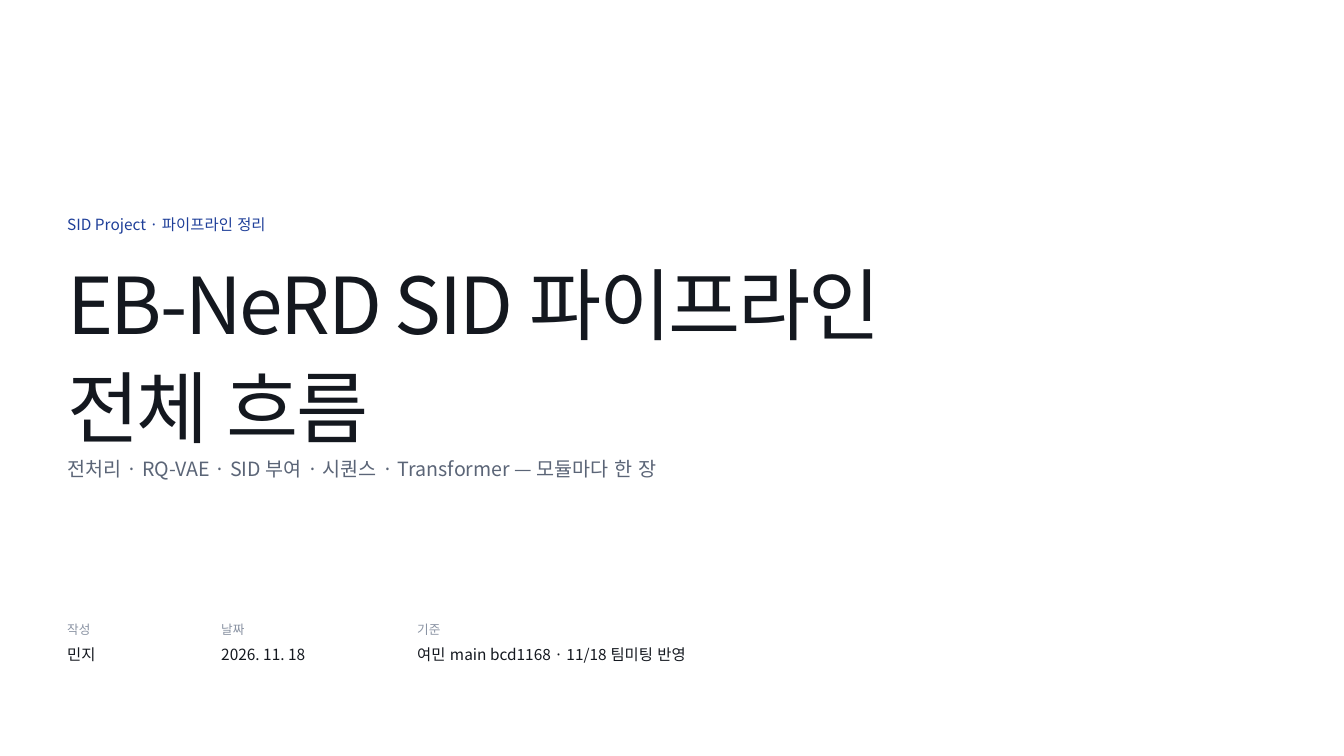
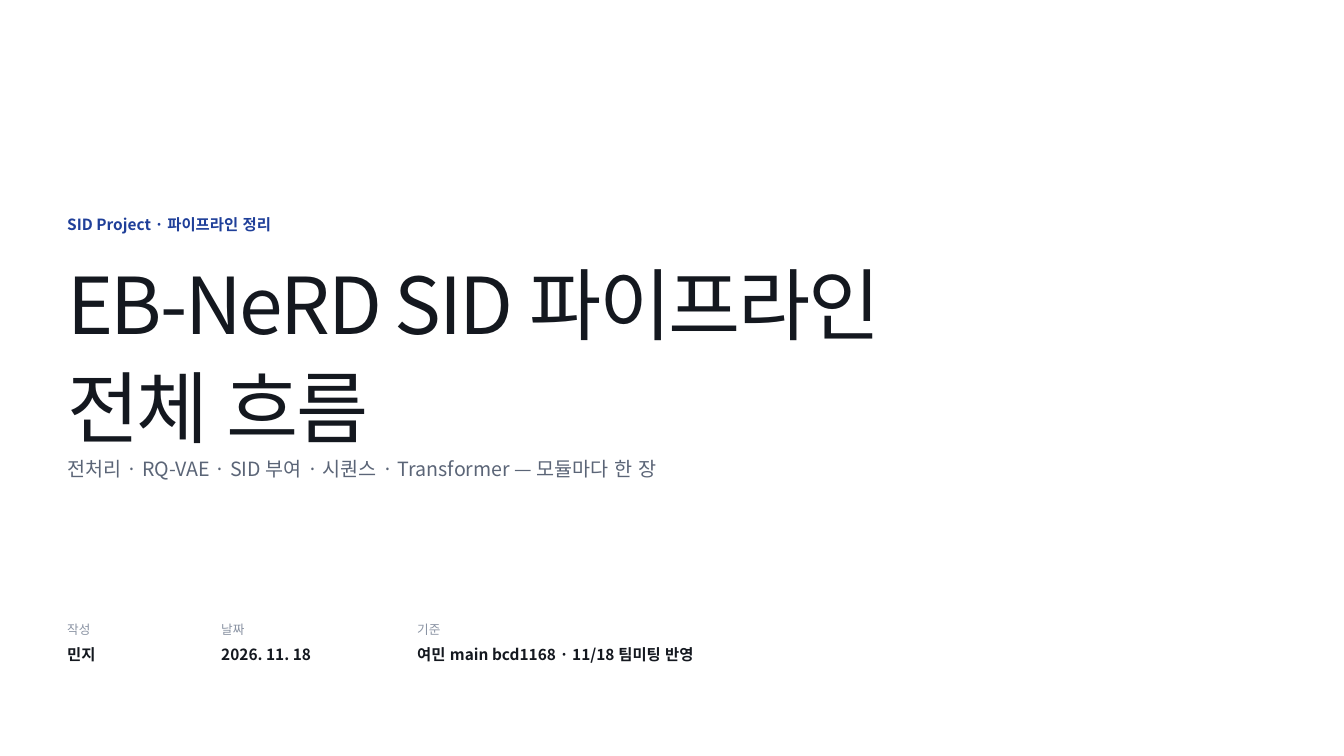
Before and after one commit to minji1217/SID_Project, a slide deck: slide 1 of reports/slides/파이프라인_전체흐름.pptx. Drawn at 1344x756 pixels with LibreOffice and Linux fonts; fonts in the diff are those of the drawing. Boxes give left, top, right and bottom in pixels: in the first picture for what was removed or moved away, otherwise in the second. Text is boxed around its words. In the diff, an @@ line names an element or a change of style, - is before the commit and + after.

```diff
--- a/reports/slides/파이프라인_전체흐름.pptx
+++ b/reports/slides/파이프라인_전체흐름.pptx
@@ bold on in 4 elements at box(67, 217, 271, 234), box(67, 647, 95, 662), box(221, 648, 311, 660), box(417, 647, 693, 663) @@
```
Also in this commit, not shown: 8 other slides changed, 3 other files.
